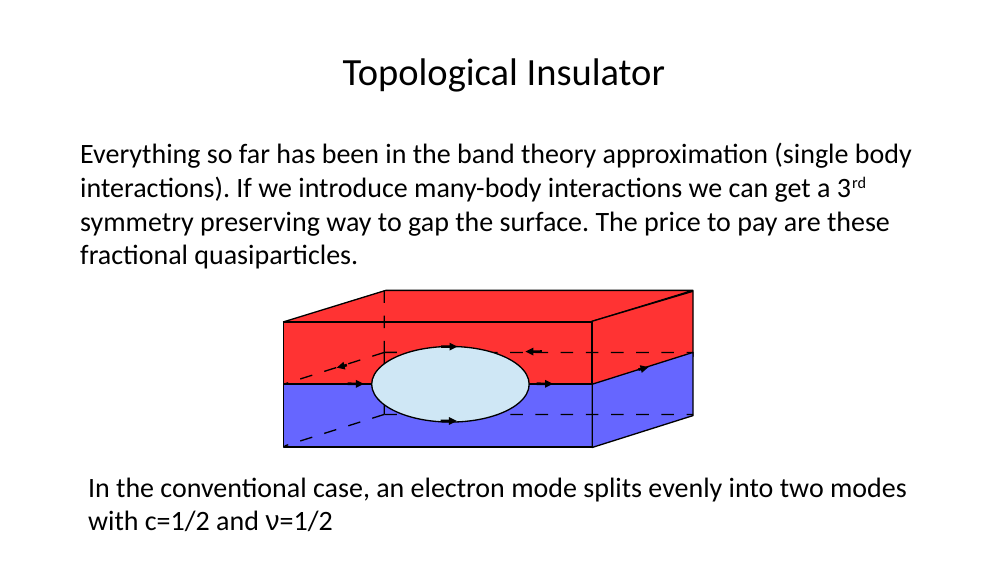
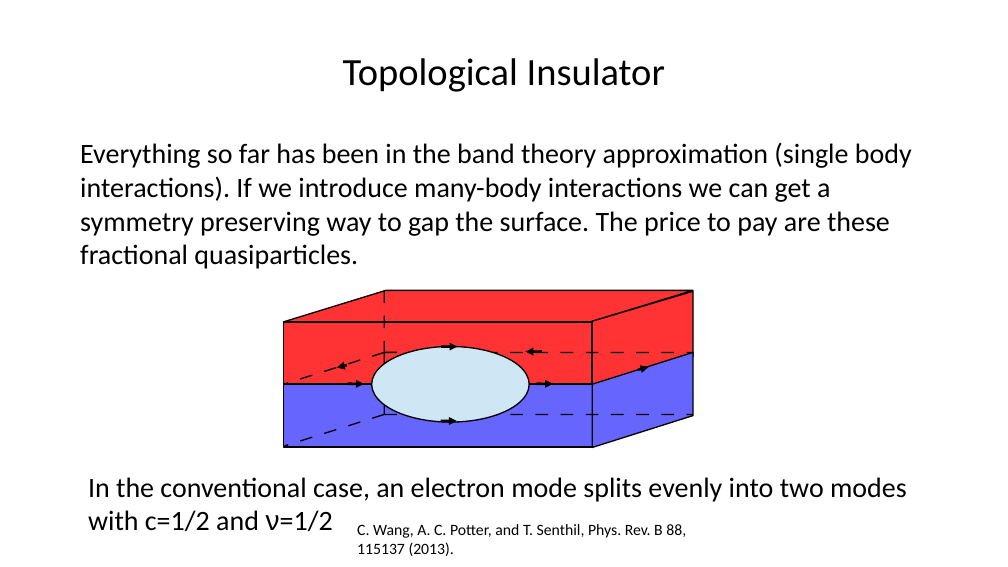
Before and after one commit to asirota12/Thesis, a slide deck: slide 15 of Thesis2.odp (slide 16 before the commit). Drawn at 1008x567 pixels with LibreOffice and Linux fonts; fonts in the diff are those of the drawing. Boxes give left, top, right and bottom in pixels: in the first picture for what was removed or moved away, otherwise in the second. Text is boxed around its words. In the diff, an @@ line names an element or a change of style, - is before the commit and + after.

Commit message:
Change 2nd person to third in intro
Made bibtex work

```diff
--- a/Thesis2.odp
+++ b/Thesis2.odp
@@ text at (80,143,912,269): text changed @@
-Everything so far has been in the band theory approximation (single body interactions). If we introduce many-body interactions we can get a 3rd symmetry preserving way to gap the surface. The price to pay are these fractional quasiparticles.
+Everything so far has been in the band theory approximation (single body interactions). If we introduce many-body interactions we can get a symmetry preserving way to gap the surface. The price to pay are these fractional quasiparticles.
@@ text added at (357,524,686,556), 18 pt, text #000000 @@
+C. Wang, A. C. Potter, and T. Senthil, Phys. Rev. B 88,
+115137 (2013).
```
Also in this commit, not shown: 21 other slides changed, 16 slides added, 2 slides removed, 23 other files.
